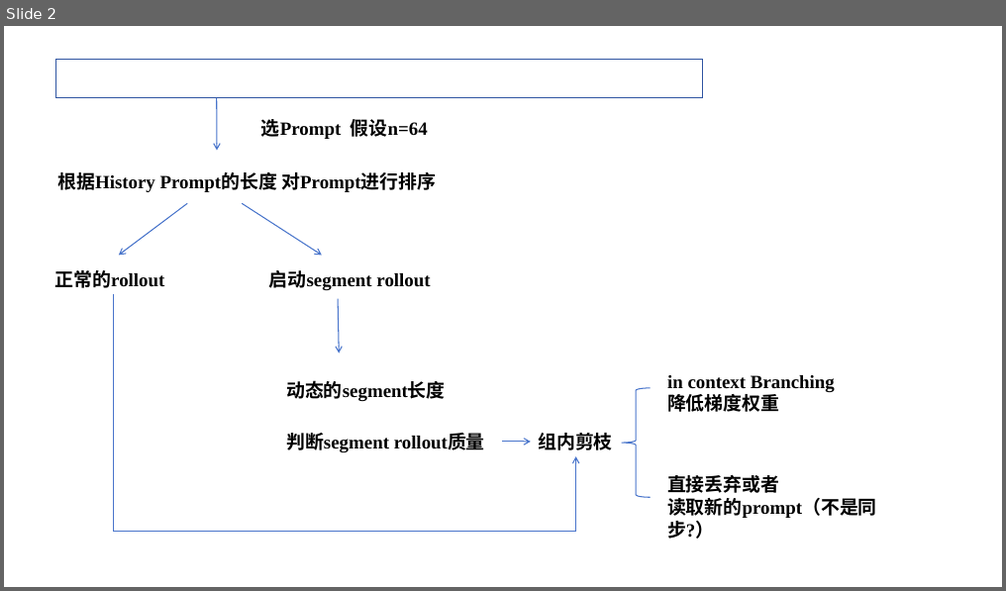
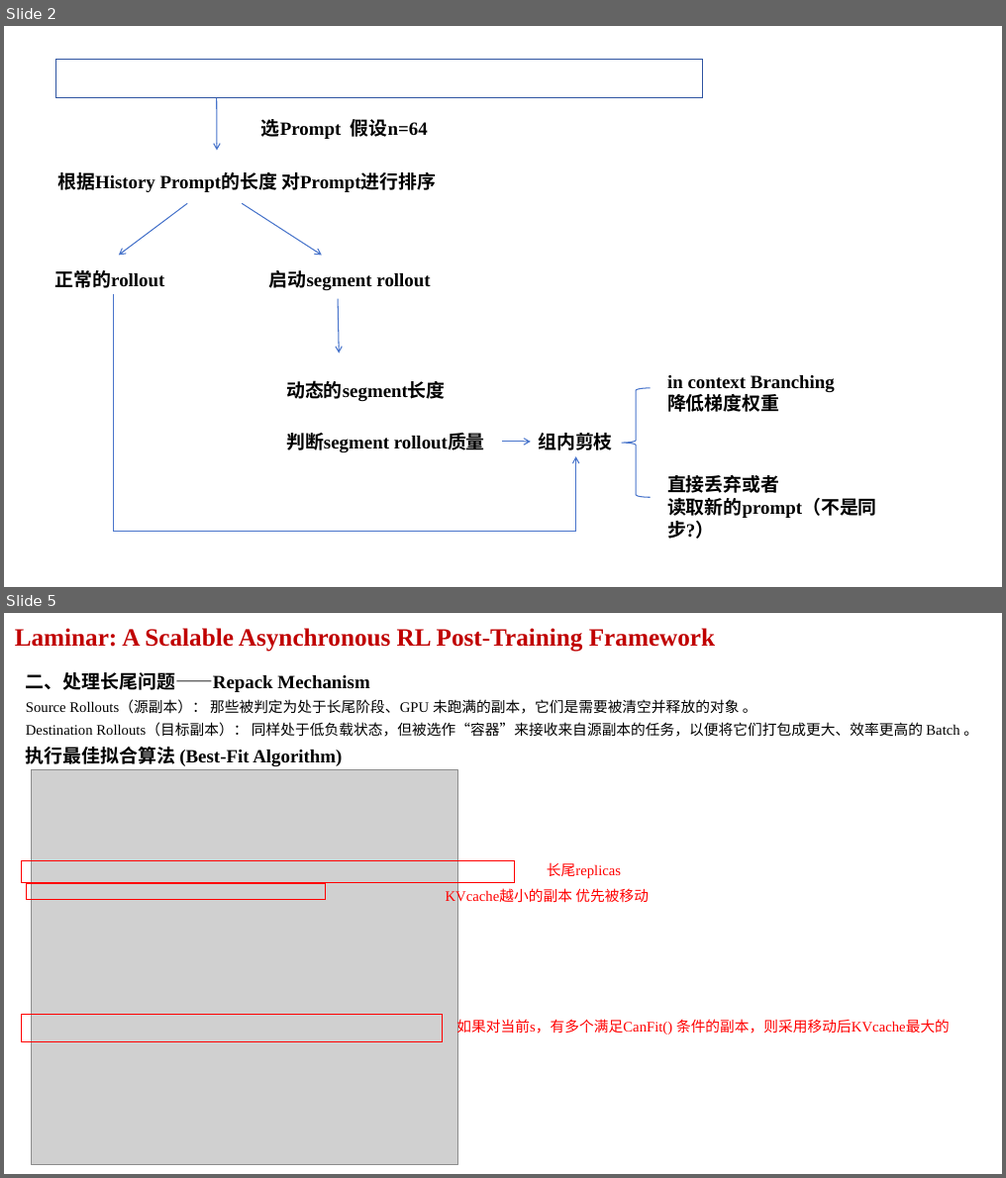
Before and after one commit to Watsontao/mindrlhf, a slide deck: 方案.pptx. Shown one above the other, each under a label of ours: slide 2 before the commit, slides 2 and 5 after it; the slides between them are not shown. The pictures are 1006x591 and 1006x1178 pixels, drawn with LibreOffice and Linux fonts; fonts in the diff are those of the drawing; grey boxes stand for pictures. Boxes give left, top, right and bottom in pixels: in the first picture for what was removed or moved away, otherwise in the second. Text is boxed around its words. In the diff, an @@ line names an element or a change of style, - is before the commit and + after.

```diff
--- a/方案.pptx
+++ b/方案.pptx
@@ slide 5 added at (4, 613, 1002, 1174), background #FFFFFF @@
@@ text added at (15, 628, 715, 652), 24 pt, text #C00000, bold @@
+Laminar: A Scalable Asynchronous RL Post-Training Framework
@@ text added at (26, 672, 978, 766), 14 pt, text #000000 @@
+二、处理长尾问题——Repack Mechanism
+Source Rollouts（源副本）： 那些被判定为处于长尾阶段、GPU 未跑满的副本，它们是需要被清空并释放的对象 。
+Destination Rollouts（目标副本）： 同样处于低负载状态，但被选作“容器”来接收来自源副本的任务，以便将它们打包成更大、效率更高的 Batch 。
+执行最佳拟合算法 (Best-Fit Algorithm)
@@ picture added at (32, 770, 458, 1165) @@
@@ rectangle added at (22, 861, 515, 883), outline #FF0000 1 pt @@
@@ text added at (547, 862, 621, 878), 14 pt, text #FF0000 @@
+长尾replicas
@@ rectangle added at (27, 884, 325, 900), outline #FF0000 1 pt @@
@@ text added at (446, 888, 648, 905), 14 pt, text #FF0000 @@
+KVcache越小的副本 优先被移动
@@ rectangle added at (22, 1014, 443, 1042), outline #FF0000 1 pt @@
@@ text added at (456, 1018, 949, 1037), 14 pt, text #FF0000 @@
+如果对当前s，有多个满足CanFit() 条件的副本，则采用移动后KVcache最大的
```
Also in this commit, not shown: 11 other slides added, 1 other file.
